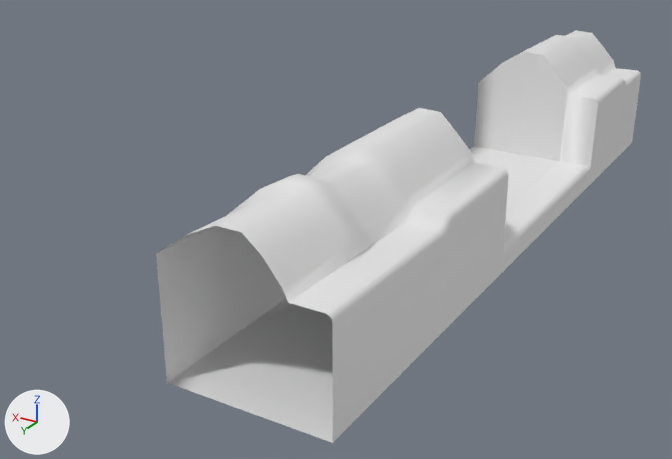
The OBJ model Assets/Models/Platforms/Platform_4.obj, before and after one commit.
Before and after are seen from a camera (50 mm lens) standing at (-42.7, 123.2, 51.5) and looking at (25.3, 9.9, -5.1). The axes (+X, +Y, +Z) are drawn at lower left. The lights are the same throughout. Where no turn or scale is listed for an object, it has been applied to the vertices.

The first picture shows 'Platform_4'.
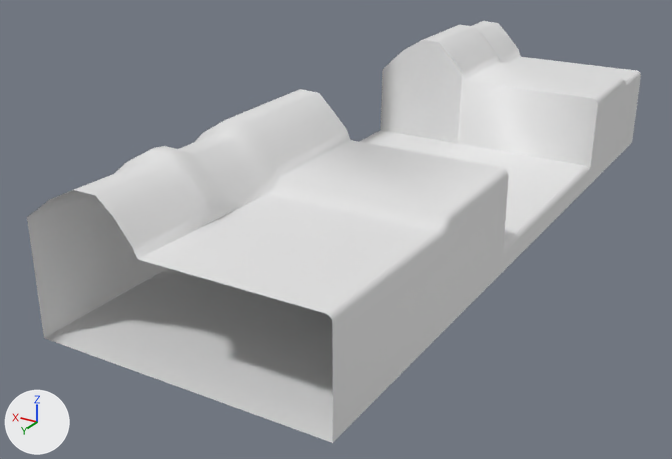
Location of each change, [x1, y1, x2, y2] in pixels of the pictures (672 x 459 px; the box of a moved part takes in the faces that stretch with it):
'Platform_4', reshaped (27% wider)
    before: [156, 30, 641, 443]
    after: [27, 21, 641, 443]
part 1 of me_platform_4, moved or reshaped
    before: [156, 30, 618, 397]
    after: [27, 21, 618, 397]

The change in detail:
me_platform_4 has 323 vertices, 312 faces and spans x -2.5..19.0, y -56.9..56.9, z -5.0..16.8.
me_platform_4 is used by ob_platform_4; location (0.0, 0.0, 0.0).
me_platform_4 part 1: all 238 vertices in x 2.5..19.0, y -56.9..56.9, z -5.0..16.8 are moved by (19.2, 0.0, 0.0).
